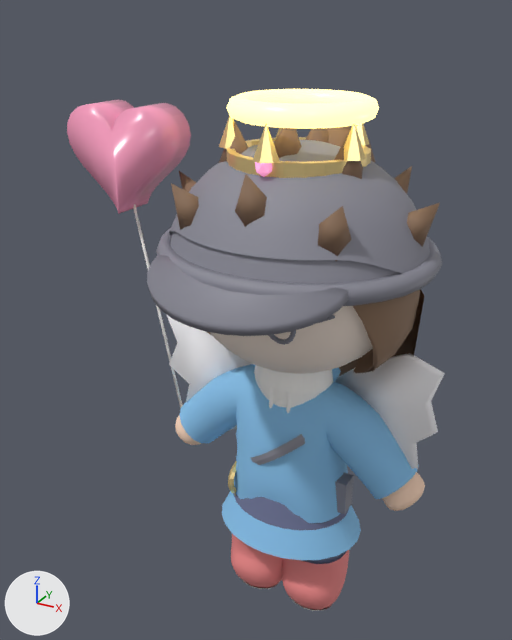
Two versions of the glTF model public/plaza/assets/avatar_chibi.glb, one commit apart.
Camera for both pictures: a 50 mm lens placed at (0.99, -2.07, 2.21), pointed at (-0.17, 0.03, 1.16). The axes (+X, +Y, +Z) are drawn at lower left. The lights are the same throughout. The older version comes first.

In view in the first picture: 'AV_chibi_HEAD', 'chibi_ACC_balloon', 'chibi_ACC_beanie', 'chibi_ACC_cap', 'chibi_ACC_crown', 'chibi_ACC_halo', 'chibi_ACC_wings_L', 'chibi_ACC_wings_R', 'chibi_HAIR_spiky', 'chibi_SHOES_boots', 'chibi_TOP_dress_skirt', 'chibi_TOP_hoodie' and 16 more.
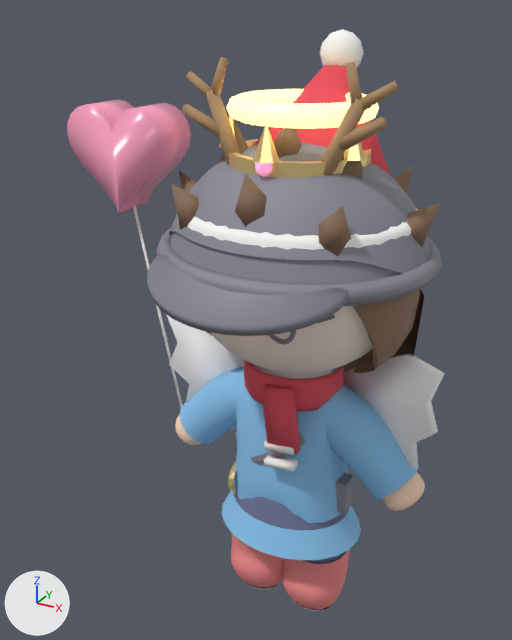
The change in detail:
Material 'FIX_scarf_stripe' (mat_fix_scarf_stripe) is new.
Its base color is (0.96, 0.94, 0.9) (white #faf8f3).
Its roughness is 0.85.
Material 'FIX_scarf' (mat_fix_scarf) is new.
Its base color is (0.72, 0.08, 0.12) (red #dd5061).
Its roughness is 0.85.
Material 'FIX_santa_white' (mat_fix_santa_white) is new.
Its base color is (0.97, 0.97, 0.95) (white #fcfcf9).
Its roughness is 0.9.
Material 'FIX_santa_red' (mat_fix_santa_red) is new.
Its base color is (0.78, 0.06, 0.09) (red #e54555).
Its roughness is 0.7.
Material 'FIX_antler' (mat_fix_antler) is new.
Its base color is (0.42, 0.26, 0.13) (brown #ad8b65).
Its roughness is 0.8.
Mesh me_chibi_acc_scarf_stripe is new.
It has 16 vertices, 24 faces and spans x -0.0093..0.1078, y -0.2075..-0.1675, z 0.7131..0.8217.
It uses material mat_fix_scarf_stripe (white #faf8f3).
Mesh me_chibi_acc_scarf is new.
It has 264 vertices, 524 faces and spans x -0.185..0.185, y -0.205..0.168, z 0.783..1.055.
It uses material mat_fix_scarf (red #dd5061).
Mesh me_chibi_acc_santa_trim is new.
It has 330 vertices, 656 faces and spans x -0.412..0.412, y -0.377..0.395, z 1.472..2.142.
It uses material mat_fix_santa_white (white #fcfcf9).
Mesh me_chibi_acc_santa is new.
It has 56 vertices, 108 faces and spans x -0.365..0.365, y -0.334..0.339, z 1.567..2.067.
It uses material mat_fix_santa_red (red #e54555).
Mesh me_chibi_acc_antlers is new.
It has 128 vertices, 224 faces and spans x -0.347..0.347, y -0.173..-0.086, z 1.687..2.071.
It uses material mat_fix_antler (brown #ad8b65).
Object 'chibi_ACC_scarf_stripe' (ob_chibi_acc_scarf_stripe) is new; it shows me_chibi_acc_scarf_stripe.
Its location is (0.0, 0.0, 0.0).
Object 'chibi_ACC_scarf' (ob_chibi_acc_scarf) is new; it shows me_chibi_acc_scarf.
Its location is (0.0, 0.0, 0.0).
Object 'chibi_ACC_santa_trim' (ob_chibi_acc_santa_trim) is new; it shows me_chibi_acc_santa_trim.
Its location is (0.0, 0.0, 0.0).
Object 'chibi_ACC_santa' (ob_chibi_acc_santa) is new; it shows me_chibi_acc_santa.
Its location is (0.0, 0.0, 0.0).
Object 'chibi_ACC_antlers' (ob_chibi_acc_antlers) is new; it shows me_chibi_acc_antlers.
Its location is (0.0, 0.0, 0.0).

Where the change shows, as pixel boxes [x1, y1, x2, y2] in the pictures (512 x 640 px):
'chibi_ACC_antlers', added (brown): after [181, 57, 399, 176]
'chibi_ACC_scarf', added (red): after [244, 360, 344, 455]
'chibi_ACC_santa_trim', added (mostly hidden): after [177, 29, 417, 260]
'chibi_ACC_santa', added (red): after [253, 65, 391, 176]
'chibi_ACC_scarf_stripe', added: after [264, 440, 298, 472]
'chibi_TOP_shirt_collar', unchanged, covered by the edit: before [254, 365, 333, 408]; after [255, 365, 332, 379]
